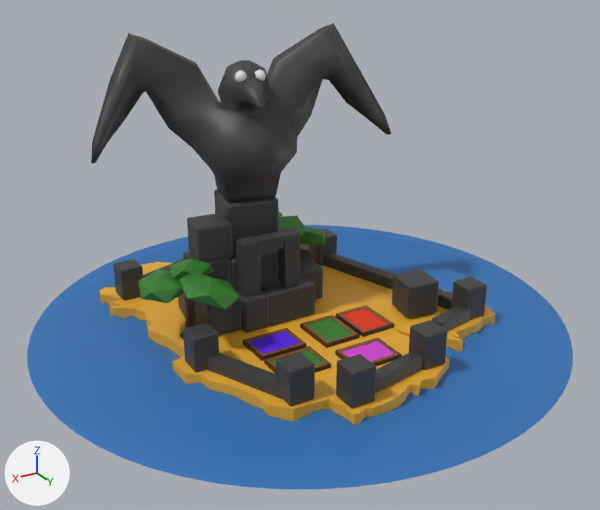
What one commit did to the glTF model meshes/island_Haven.gltf.
One viewpoint serves both versions: a 50 mm lens placed at (-1459.0, -99.0, 607.0), pointed at (-2036.0, -1061.0, 127.0). Arrows for +X, +Y and +Z are at lower left; the lights stay in place. Where no turn or scale is listed for an object, it has been applied to the vertices.

Script lines for the objects in view, before the commit:
```python
ob_stone = bpy.data.objects.new('Stone', me_cube_004)
ob_stone.parent = ob_island_haven
ob_stone.location = (1999.0, 1157.0, 68.46)
ob_stone.scale = (1.33, 1.33, 1.33)
ob_stone_002 = bpy.data.objects.new('Stone.002', me_cube_004)
ob_stone_002.parent = ob_island_haven
ob_stone_002.location = (1921.0, 1105.0, 44.87)
ob_stone_002.scale = (0.666, 0.666, 0.666)
ob_stone_003 = bpy.data.objects.new('Stone.003', me_cube_004)
ob_stone_003.parent = ob_island_haven
ob_stone_003.location = (1967.0, 1086.0, 44.87)
ob_stone_003.scale = (0.51, 0.51, 0.666)
ob_stone_004 = bpy.data.objects.new('Stone.004', me_cube_004)
ob_stone_004.parent = ob_island_haven
ob_stone_004.location = (2080.0, 1129.0, 48.7)
ob_stone_004.rotation_euler = (0.0, 0.0, -0.139)  # degrees (0, 0, -8)
ob_stone_004.scale = (0.666, 0.666, 0.666)
ob_stone_011 = bpy.data.objects.new('Stone.011', me_cube)
ob_stone_011.parent = ob_island_haven
ob_stone_011.location = (1966.0, 1090.0, 111.1)
ob_stone_011.rotation_euler = (0.0, -1.571, 0.0)  # degrees (0, -90, 0)
ob_stone_011.scale = (1.56, 0.471, 0.471)
ob_stone_012 = bpy.data.objects.new('Stone.012', me_cube)
ob_stone_012.parent = ob_island_haven
ob_stone_012.location = (2034.0, 1090.0, 111.1)
ob_stone_012.rotation_euler = (0.0, -1.571, 0.0)  # degrees (0, -90, 0)
ob_stone_012.scale = (1.56, 0.471, 0.471)
ob_stone_013 = bpy.data.objects.new('Stone.013', me_cube_004)
ob_stone_013.parent = ob_island_haven
ob_stone_013.location = (2007.0, 1086.0, 44.87)
ob_stone_013.scale = (0.51, 0.51, 0.666)
ob_stone_015 = bpy.data.objects.new('Stone.015', me_cube_004)
ob_stone_015.parent = ob_island_haven
ob_stone_015.location = (2204.0, 997.6, 48.7)
ob_stone_015.rotation_euler = (0.0, 0.0, -0.139)  # degrees (0, 0, -8)
ob_stone_015.scale = (0.666, 0.666, 0.666)
ob_water_haven = bpy.data.objects.new('water_Haven', me_cylinder)
ob_water_haven.location = (-2056.0, -1094.0, 0.0)
# also in view: 'Tree.001' at (-2099.0, -1212.0, 75.0); 'Stone.030' at (-1855.0, -1020.0, 45.0); 'Bird' at (-1995.0, -1153.0, 317.0); 'Stone.009' at (-1929.0, -1139.0, 150.0); 'island_Haven' at (-2061.0, -1099.0, 10.0)
```
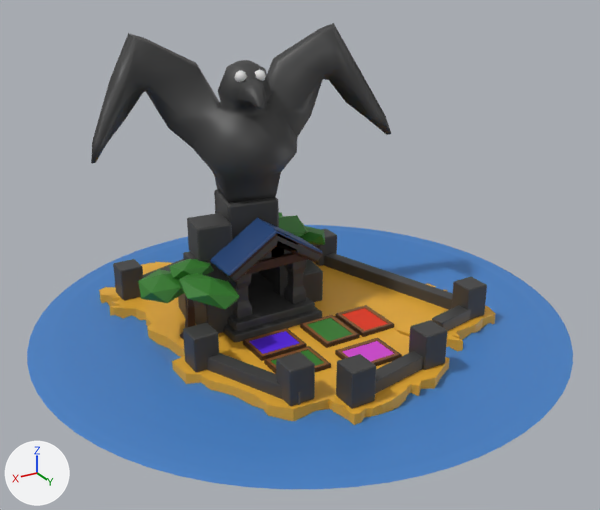
Boxes (x1, y1, x2, y2) around the edits, measured in the pictures (600 x 510 px):
'water_Haven', recoloured
    both: (27, 225, 573, 489)
'Stone.017', moved, turned, rescaled, reshaped
    before: (253, 232, 284, 254)
    after: (210, 218, 322, 282)
'Stone.003', moved, turned, rescaled
    before: (236, 290, 269, 333)
    after: (228, 294, 315, 331)
'Stone.013', moved, turned, rescaled
    before: (260, 281, 292, 326)
    after: (223, 307, 322, 342)
'Stone.015', deleted
    before: (392, 269, 439, 318)
'Stone.011', moved, turned, rescaled
    before: (236, 236, 261, 297)
    after: (229, 273, 252, 319)
'Stone', reshaped
    before: (229, 250, 277, 291)
    after: (230, 265, 288, 301)
'Stone.012', moved, turned, rescaled, reshaped
    before: (277, 228, 300, 287)
    after: (244, 253, 308, 275)
'Stone.002', moved
    before: (194, 298, 241, 336)
    after: (193, 300, 233, 334)
'Stone.014', moved, turned, rescaled
    before: (289, 275, 315, 320)
    after: (261, 246, 292, 260)
'Stone.004', moved
    before: (300, 257, 323, 299)
    after: (303, 259, 323, 302)
'Stone.031', now drawn (black)
    after: (284, 260, 306, 304)

Diff of the bpy script that builds the scene:
```diff
--- a/meshes/island_Haven.gltf.py
+++ b/meshes/island_Haven.gltf.py
@@ mat_water @@
 mat_water = principled_material('water')
-mat_water.base_color = (0.0311, 0.168, 0.469)  # blue #3172b6
+mat_water.base_color = (0.0573, 0.216, 0.562)  # blue #4480c6
@@ me_cube_012 @@
+me_cube_012.from_pydata(...)  # 112 vertices, 220 faces; spans x -24.4..3.7, y -44.8..44.8, z -43.0..43.0
+# faces by material slot: [72, 56, 92]
+me_cube_012.materials.append(mat_stone)  # black #3f3f3f
+me_cube_012.materials.append(mat_roof)  # dark blue #1b4176
+me_cube_012.materials.append(mat_wood)  # brown #381c10
@@ me_cube_016 @@
+me_cube_016.from_pydata([(-18.6, -44.8, -31.7), (-20.0, -44.3, -30.8), (-3.2, -44.8, 0.0), (-19.7, -44.3, 0.0), (-18.2, -44.8, 30.8), (-19.6, -44.3, 29.9)], [], [(1, 3, 2), (1, 2, 0), (5, 3, 2), (5, 2, 4)])
+me_cube_016.materials.append(mat_stone)  # black #3f3f3f
@@ me_cube_013 @@
+me_cube_013.from_pydata(...)  # 56 vertices, 108 faces; spans x -27.4..28.0, y -27.4..27.4, z -27.4..27.4
+me_cube_013.materials.append(mat_wood)  # brown #381c10
@@ me_cube_017 @@
+me_cube_017.from_pydata(...)  # 72 vertices, 140 faces; spans x -39.3..39.3, y -39.3..39.3, z -39.3..39.3
+me_cube_017.materials.append(mat_stone)  # black #3f3f3f
@@ ob_stone @@
-ob_stone = bpy.data.objects.new('Stone', me_cube_004)
+ob_stone = bpy.data.objects.new('Stone', me_cube_017)
 ob_stone.parent = ob_island_haven
@@ ob_stone_002 @@
 ob_stone_002.parent = ob_island_haven
-ob_stone_002.location = (1921.0, 1105.0, 44.87)
+ob_stone_002.location = (1921.0, 1110.0, 44.87)
 ob_stone_002.scale = (0.666, 0.666, 0.666)
@@ ob_stone_003 @@
 ob_stone_003.parent = ob_island_haven
-ob_stone_003.location = (1967.0, 1086.0, 44.87)
-ob_stone_003.scale = (0.51, 0.51, 0.666)
+ob_stone_003.location = (1995.0, 1086.0, 36.48)
+ob_stone_003.rotation_euler = (0.0, 0.0, 3.142)  # degrees (0, 0, 180)
+ob_stone_003.scale = (-1.73, -0.732, -0.18)
@@ ob_stone_004 @@
 ob_stone_004.parent = ob_island_haven
-ob_stone_004.location = (2080.0, 1129.0, 48.7)
+ob_stone_004.location = (2080.0, 1129.0, 44.55)
 ob_stone_004.rotation_euler = (0.0, 0.0, -0.139)  # degrees (0, 0, -8)
@@ ob_stone_011 @@
 ob_stone_011 = bpy.data.objects.new('Stone.011', me_cube)
-ob_stone_011.parent = ob_island_haven
-ob_stone_011.location = (1966.0, 1090.0, 111.1)
-ob_stone_011.rotation_euler = (0.0, -1.571, 0.0)  # degrees (0, -90, 0)
-ob_stone_011.scale = (1.56, 0.471, 0.471)
+ob_stone_011.parent = ob_stone_003
+ob_stone_011.location = (-27.24, -5.307, -232.9)
+ob_stone_011.rotation_euler = (3.142, -1.571, 0.0)  # degrees (180, -90, 0)
+ob_stone_011.scale = (-7.2, -0.644, -0.36)
@@ ob_stone_012 @@
-ob_stone_012 = bpy.data.objects.new('Stone.012', me_cube)
-ob_stone_012.parent = ob_island_haven
-ob_stone_012.location = (2034.0, 1090.0, 111.1)
-ob_stone_012.rotation_euler = (0.0, -1.571, 0.0)  # degrees (0, -90, 0)
-ob_stone_012.scale = (1.56, 0.471, 0.471)
+ob_stone_012 = bpy.data.objects.new('Stone.012', me_cube_013)
+ob_stone_012.parent = ob_stone_003
+ob_stone_012.location = (1.218, -18.3, -472.6)
+ob_stone_012.scale = (-1.33, -0.462, -1.42)
@@ ob_stone_013 @@
 ob_stone_013 = bpy.data.objects.new('Stone.013', me_cube_004)
-ob_stone_013.parent = ob_island_haven
-ob_stone_013.location = (2007.0, 1086.0, 44.87)
-ob_stone_013.scale = (0.51, 0.51, 0.666)
+ob_stone_013.parent = ob_stone_003
+ob_stone_013.location = (-0.0000401, -8.352, 71.69)
+ob_stone_013.scale = (1.11, 1.1, 1.0)
@@ ob_stone_014 @@
-ob_stone_014 = bpy.data.objects.new('Stone.014', me_cube_004)
-ob_stone_014.parent = ob_island_haven
+ob_stone_014 = bpy.data.objects.new('Stone.014', me_cube_016)
+ob_stone_014.parent = ob_stone_003
 ob_stone_014.location = (2047.0, 1086.0, 44.87)
@@ ob_stone_015 @@
-ob_stone_015 = bpy.data.objects.new('Stone.015', me_cube_004)
@@ ob_stone_017 @@
-ob_stone_017 = bpy.data.objects.new('Stone.017', me_cube)
-ob_stone_017.parent = ob_island_haven
-ob_stone_017.location = (2000.0, 1090.0, 143.4)
-ob_stone_017.scale = (0.764, 0.374, 0.374)
+ob_stone_017 = bpy.data.objects.new('Stone.017', me_cube_012)
+ob_stone_017.parent = ob_stone_003
+ob_stone_017.location = (-0.684, -4.319, -732.9)
+ob_stone_017.rotation_euler = (3.142, -1.571, 0.0)  # degrees (180, -90, 0)
+ob_stone_017.scale = (-12.8, -0.948, -1.05)
```
